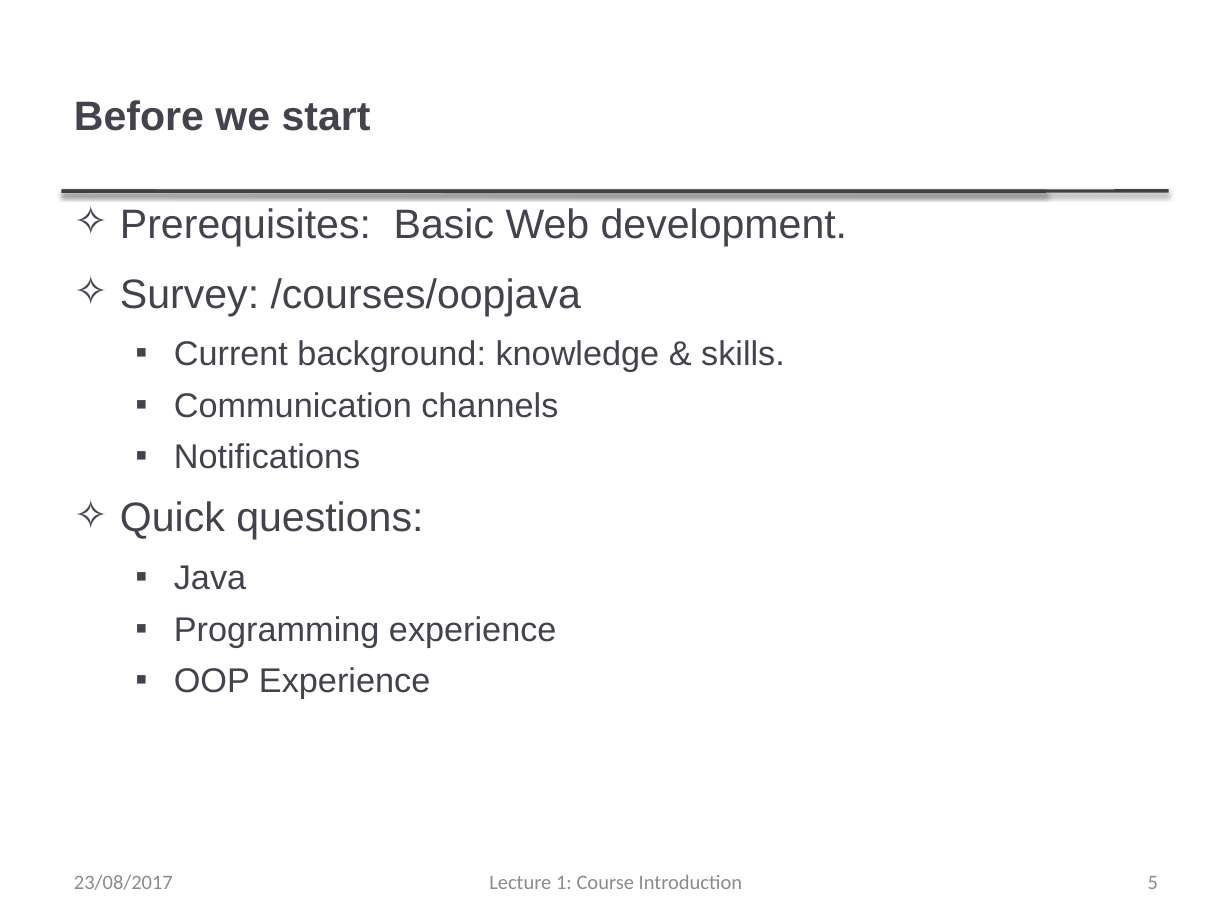
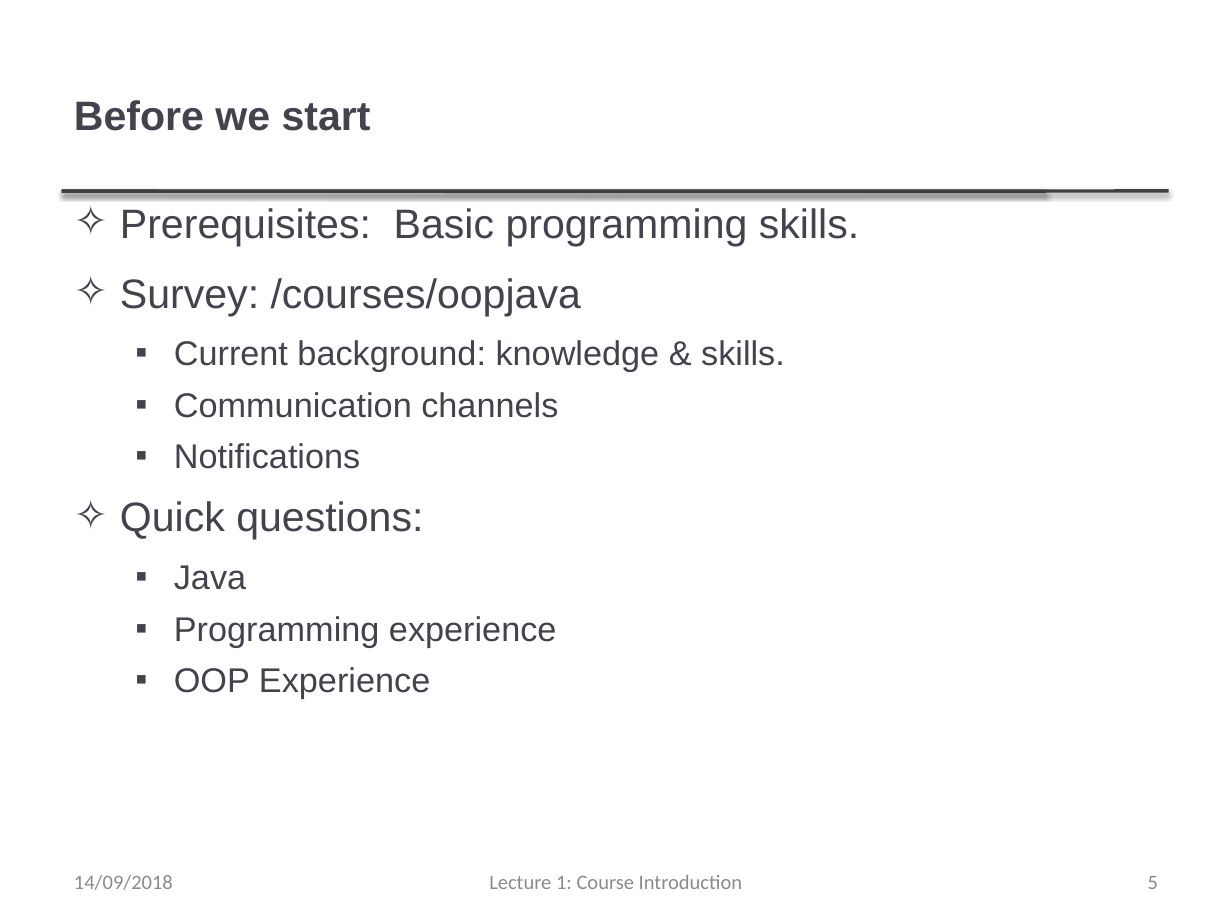
Before and after one commit to thanqminh/thanqminh.github.io, a slide deck: slide 5 of courses/oopjava/lecture1.pptx. Drawn at 1232x924 pixels with LibreOffice and Linux fonts; fonts in the diff are those of the drawing. Boxes give left, top, right and bottom in pixels: in the first picture for what was removed or moved away, otherwise in the second. Text is boxed around its words. In the diff, an @@ line names an element or a change of style, - is before the commit and + after.

```diff
--- a/courses/oopjava/lecture1.pptx
+++ b/courses/oopjava/lecture1.pptx
@@ text at (x1=120, y1=208, x2=859, y2=246): text changed @@
-✧ Prerequisites: Basic Web development.
+✧ Prerequisites: Basic programming skills.
@@ text at (x1=74, y1=875, x2=173, y2=890): text changed @@
-23/08/2017
+14/09/2018
```
Also in this commit, not shown: 7 other slides changed, 16 other files.
